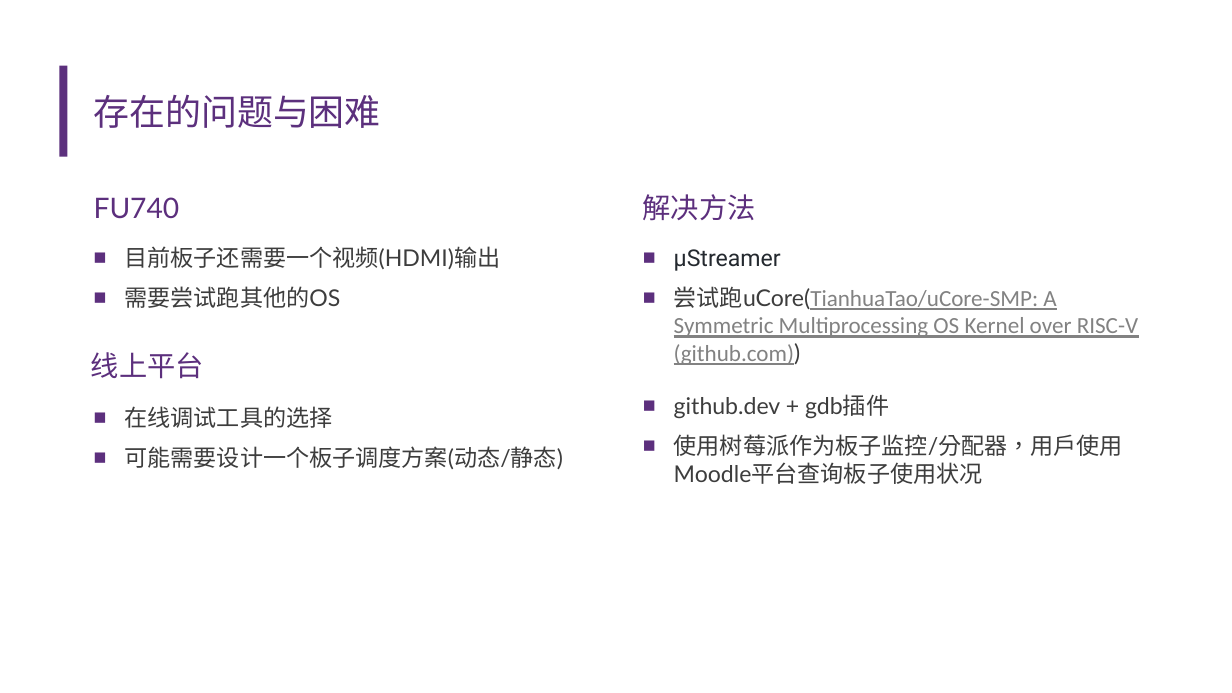
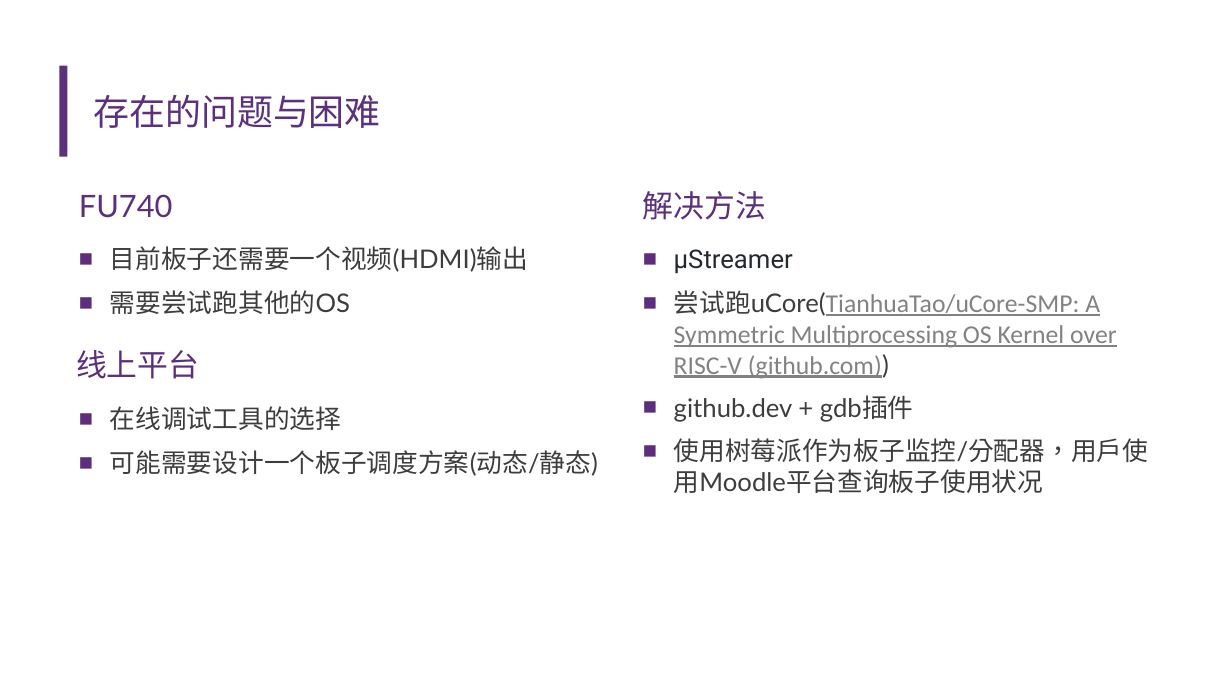
Before and after one commit to nubbi3/graduation-projects, a slide deck: slide 15 of PPT/6號中期答辯(更新版).pptx (slide 12 before the commit). Drawn at 1232x693 pixels with LibreOffice and Linux fonts; fonts in the diff are those of the drawing. Boxes give left, top, right and bottom in pixels: in the first picture for what was removed or moved away, otherwise in the second. Text is boxed around its words. In the diff, an @@ line names an element or a change of style, - is before the commit and + after.

```diff
--- a/PPT/6號中期答辯(更新版).pptx
+++ b/PPT/6號中期答辯(更新版).pptx
@@ size 22 to 24 pt in 3 elements at (643, 191, 766, 220), (79, 194, 173, 218), (76, 350, 199, 379) @@
@@ 3 texts: place and size @@
-3 texts at (91, 197, 501, 379)
+3 texts at (76, 194, 528, 379)
@@ size 18 to 20 pt in 4 elements at (674, 249, 1117, 379), (674, 395, 1148, 493), (110, 246, 528, 314), (110, 406, 598, 476) @@
@@ text "在线调试工具的选择": place and size @@
-text "在线调试工具的选择" at (125, 406, 564, 469)
+text "在线调试工具的选择" at (110, 406, 598, 476)
```
Also in this commit, not shown: 9 other slides changed, 2 slides added, 10 other files.
